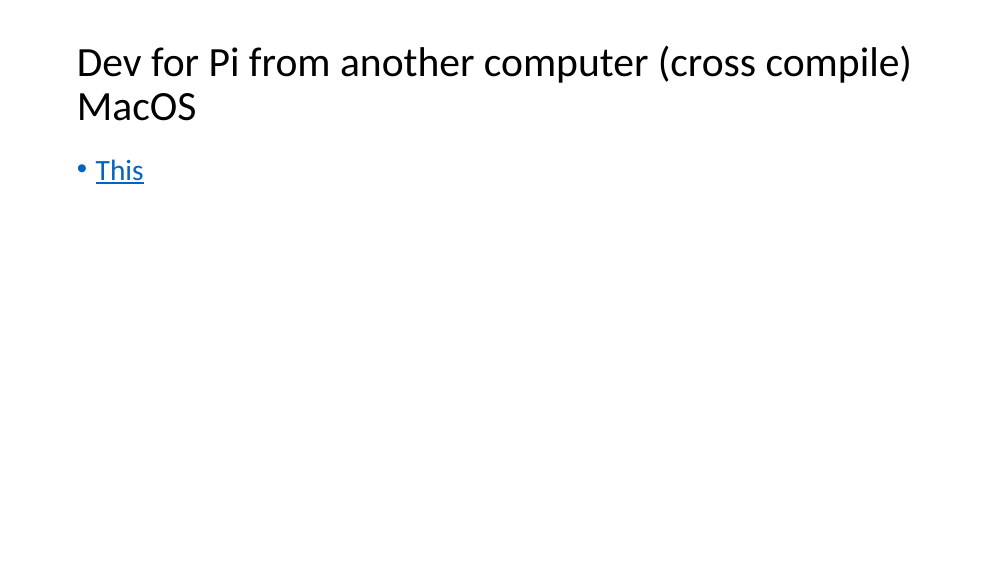
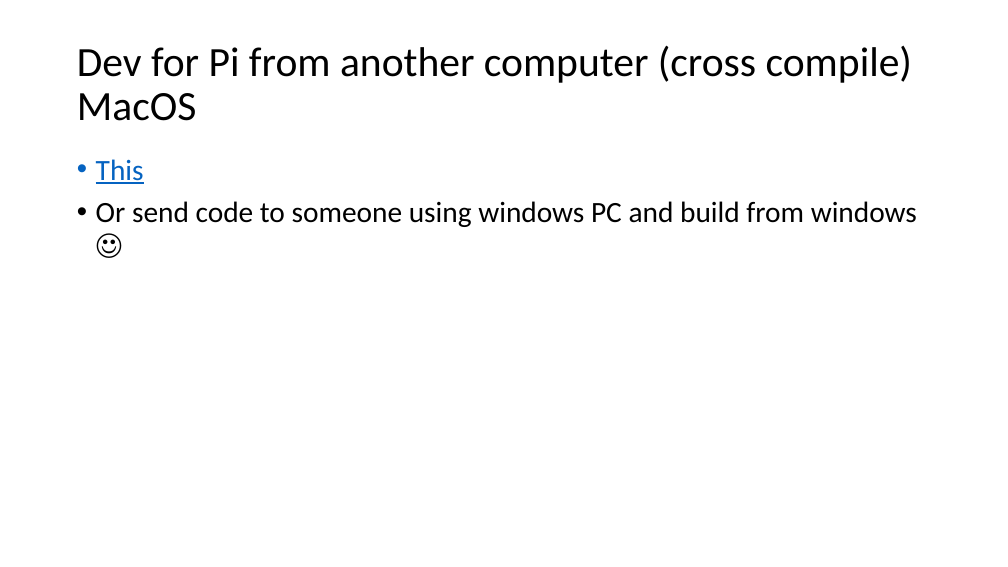
Before and after one commit to nguyenphu27/MyThesis, a slide deck: slide 8 of 00_Document/00_development_process/PPT_Environment_R00.pptx. Drawn at 1008x567 pixels with LibreOffice and Linux fonts; fonts in the diff are those of the drawing. Boxes give left, top, right and bottom in pixels: in the first picture for what was removed or moved away, otherwise in the second. Text is boxed around its words. In the diff, an @@ line names an element or a change of style, - is before the commit and + after.

```diff
--- a/00_Document/00_development_process/PPT_Environment_R00.pptx
+++ b/00_Document/00_development_process/PPT_Environment_R00.pptx
@@ text at (96,201,917,227): paragraph added @@
+• Or send code to someone using windows PC and build from windows ☺
```
Also in this commit, not shown: 1 slide added, 1 other file.
